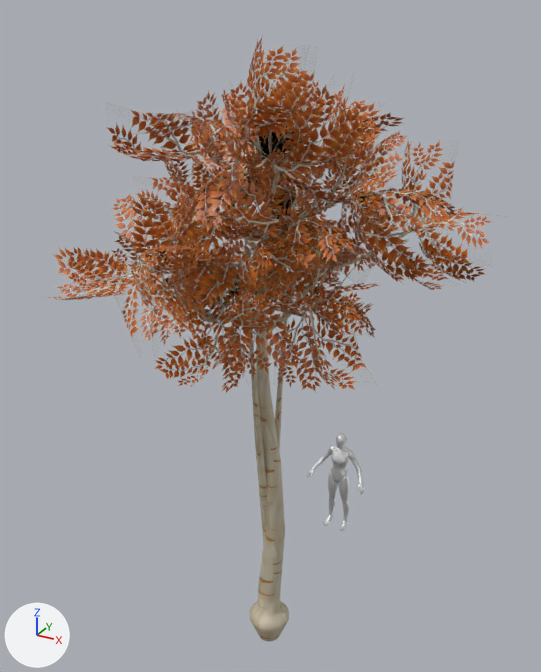
An edit to the Blender file Medieval (UE)/arvores.blend, drawn before and after from the same camera.
Both versions are drawn from a 50 mm camera at (4.17, -7.55, 8.32) aimed at (-0.09, 0.2, 4.44). Every picture has the same lights, and +X, +Y and +Z are marked at lower left. The picture after the commit comes second.

The first picture shows 'ArvoreBranca_01', 'ArvoreBranca_02', 'Folhas_ArvoreBranca_01', 'Folhas_ArvoreBranca_02', 'SkeletalMeshComponent0_LOD2'.
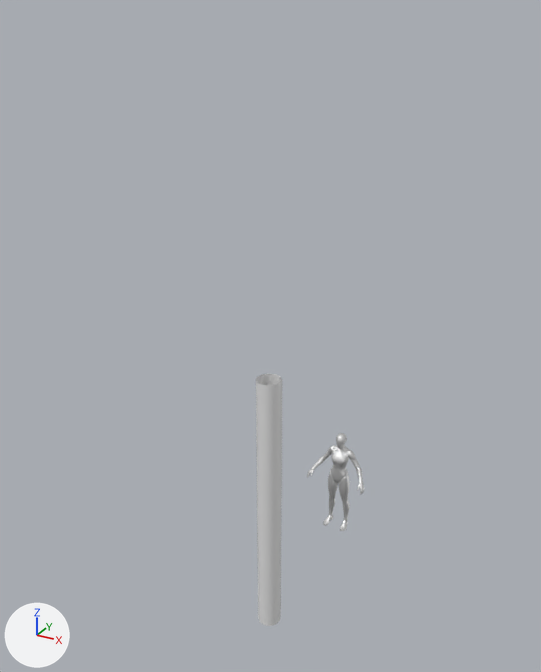
Boxes (x1, y1, x2, y2) around the edits, measured in the pictures (541 x 672 px):
```json
{"object": "Folhas_ArvoreBranca_01", "change": "hidden", "before": [54, 49, 507, 393], "on screen": "brown"}
{"object": "Folhas_ArvoreBranca_02", "change": "hidden", "before": [108, 35, 403, 379], "on screen": "brown"}
{"object": "ArvoreBranca_01", "change": "hidden", "before": [114, 79, 434, 642]}
{"object": "NurbsPath.001", "change": "added", "after": [256, 374, 282, 626]}
{"object": "ArvoreBranca_02", "change": "hidden", "before": [201, 114, 403, 543]}
```

The change, as JSON lines over the scene's bpy script:
```json
{"op": "add", "block": "cu_nurbspath_002", "code": ["cu_nurbspath_002 = bpy.data.curves.new('NurbsPath.002', 'CURVE')", "cu_nurbspath_002.dimensions = '3D'", "_sp = cu_nurbspath_002.splines.new('NURBS'); _sp.points.add(4)", "_sp.points.foreach_set('co', [-2.0, 0.0, 0.0, 1.0, -1.0, 0.0, 0.0, 1.0, 0.0, 0.0, 0.0, 1.0, 1.0, 0.0, 0.0, 1.0, 2.0, 0.0, 0.0, 1.0])", "_sp.order_u = 5", "_sp.order_v = 0", "_sp.use_endpoint_u = True", "cu_nurbspath_002.use_path = True", "cu_nurbspath_002.bevel_depth = 0.17", "cu_nurbspath_002.fill_mode = 'FULL'"]}
{"op": "add", "block": "ob_arvorebranca_01", "code": "ob_arvorebranca_01.hide_set(True)  # its collection is switched off"}
{"op": "add", "block": "ob_folhas_arvorebranca_01", "code": "ob_folhas_arvorebranca_01.hide_set(True)  # its collection is switched off"}
{"op": "add", "block": "ob_arvorebranca_02", "code": "ob_arvorebranca_02.hide_set(True)  # its collection is switched off"}
{"op": "add", "block": "ob_folhas_arvorebranca_02", "code": "ob_folhas_arvorebranca_02.hide_set(True)  # its collection is switched off"}
{"op": "add", "block": "ob_nurbspath_001", "code": ["ob_nurbspath_001 = bpy.data.objects.new('NurbsPath.001', cu_nurbspath_002)", "ob_nurbspath_001.location = (0.0, 0.0, 1.93)", "ob_nurbspath_001.rotation_euler = (0.0, 1.571, 0.0)  # degrees (0, 90, 0)"]}
```
